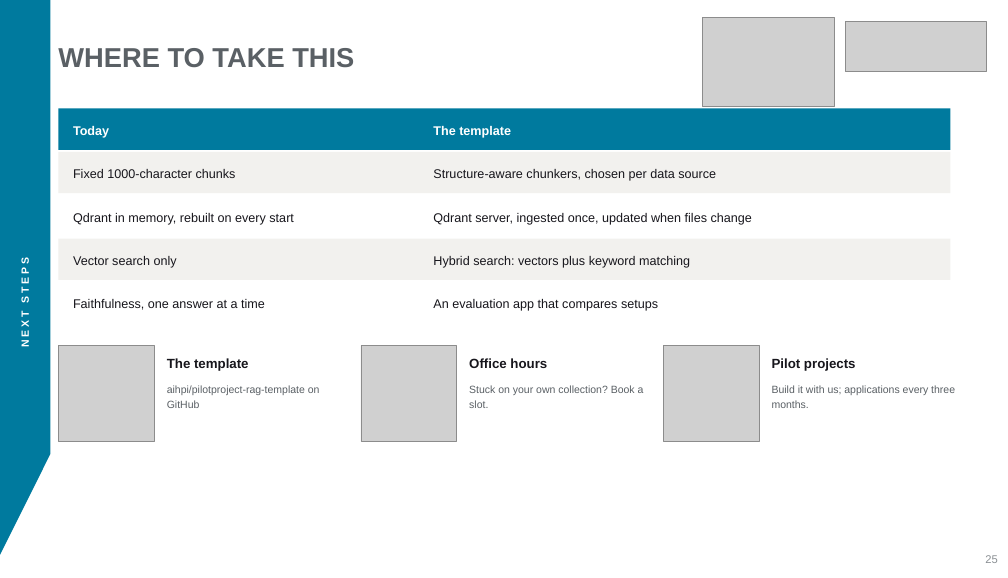
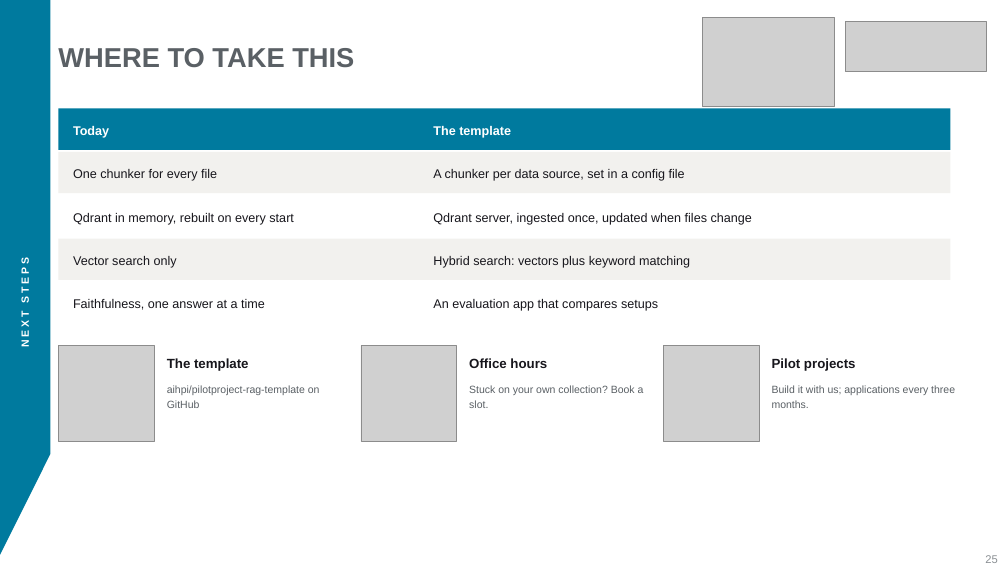
Before and after one commit to aihpi/workshop-rag-basics, a slide deck: slide 25 of slides/rag-workshop.pptx. Drawn at 1008x578 pixels with LibreOffice and Linux fonts; fonts in the diff are those of the drawing; grey boxes stand for pictures. Boxes give left, top, right and bottom in pixels: in the first picture for what was removed or moved away, otherwise in the second. Text is boxed around its words. In the diff, an @@ line names an element or a change of style, - is before the commit and + after.

```diff
--- a/slides/rag-workshop.pptx
+++ b/slides/rag-workshop.pptx
@@ text at bbox=[73, 169, 217, 181]: text changed @@
-Fixed 1000-character chunks
+One chunker for every file
@@ text at bbox=[433, 169, 685, 181]: text changed @@
-Structure-aware chunkers, chosen per data source
+A chunker per data source, set in a config file
```
Also in this commit, not shown: 4 other slides changed, 10 other files.
